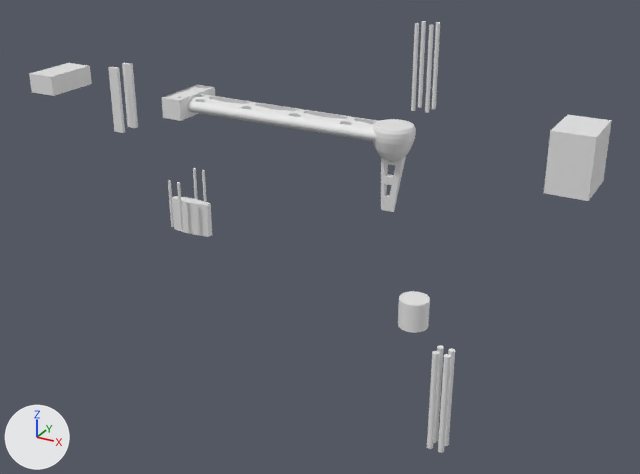
The Blender file arm.blend, before and after one commit.
One viewpoint serves both versions: a camera (50 mm lens) standing at (36.1, -69.3, 27.3) and looking at (-1.3, -1.2, -6.7). The axes (+X, +Y, +Z) are drawn at lower left. The lights are the same throughout.

Names of what the first picture shows: 'Arm Cylinder', 'Attachment Bracket', 'Cube', 'Hexagonal Cutout Tool', 'Pentagonal Cutout', 'Screw Insets', 'motor', 'motor screws'.
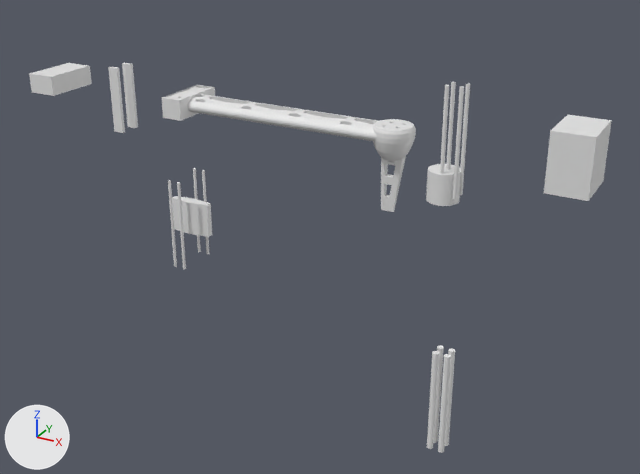
Commit message: Screw holes!

Edits to the bpy script that builds the scene:
```text
Change me_cylinder_007:
    where me_cylinder_007.from_pydata(...)  # 65 vertices, 34 faces, 2 loose edges; spans x -26.3..26.3, y -26.3..26.3, z -0.4..0.7
    used by ob_motor; location = (9.03, -2.21, -11.93); rotation_euler = (0.0, -6.283, 1.571), in degrees (0, -360, 90); scale = (0.0537, 0.0537, 2.44)
    me_cylinder_007 part 1: a new loose piece, a 32-sided cylinder along z spanning x 35.7..41.3, y 492.9..498.5, z -5.3..-3.3
    me_cylinder_007 part 2: a new loose piece, a 32-sided cylinder along z spanning x 35.7..41.3, y 513.9..519.5, z -5.3..-3.3
    me_cylinder_007 part 3: a new loose piece, a 32-sided cylinder along z spanning x -41.2..-35.6, y 513.9..519.5, z -5.3..-3.3
    me_cylinder_007 part 4: a new loose piece, a 32-sided cylinder along z spanning x -41.2..-35.6, y 492.9..498.5, z -5.3..-3.3
Change ob_motor_screws:
    ob_motor_screws.location: (9.02, -2.21, 10.94) -> (11.98, -2.52, 5.18)
    ob_motor_screws.scale: (0.0537, 0.0537, 2.44) -> (0.0537, 0.0537, -3.28)
Change ob_motor:
    ob_motor.location: (9.03, -2.21, -11.93) -> (11.18, -2.21, 0.84)
```

Changed parts and their boxes [x1, y1, x2, y2] in the pictures (640 x 474 px):
'motor screws', moved, rescaled (27% taller): before [411, 21, 440, 113]; after [440, 82, 470, 199]
'motor', reshaped, moved (782% wider, 147% taller): before [398, 291, 430, 333]; after [171, 164, 461, 269]
part 1 of me_cylinder_007, added: after [206, 237, 209, 254]
part 2 of me_cylinder_007, added: after [197, 235, 201, 252]
part 3 of me_cylinder_007, added: after [171, 227, 177, 267]
part 4 of me_cylinder_007, added: after [180, 229, 186, 269]
